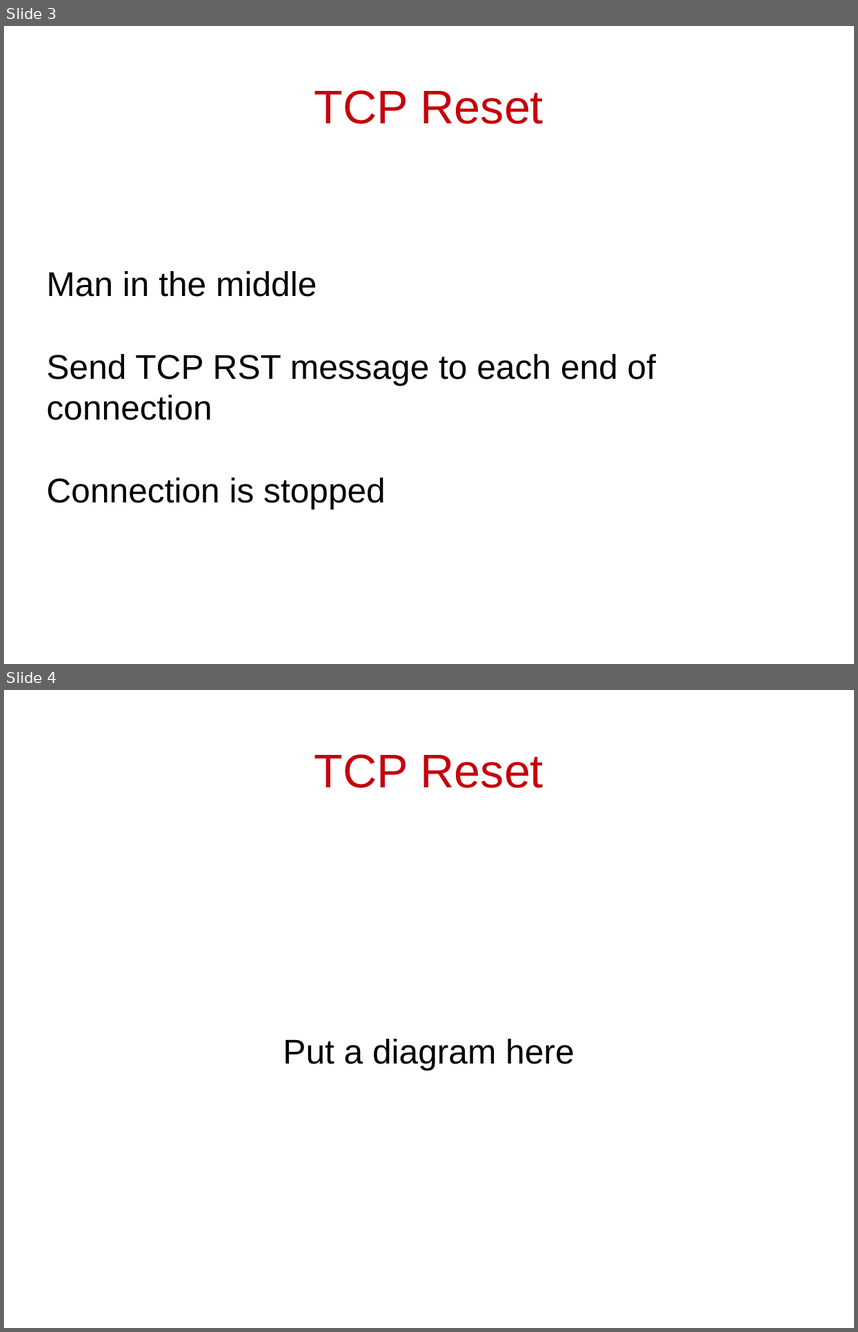
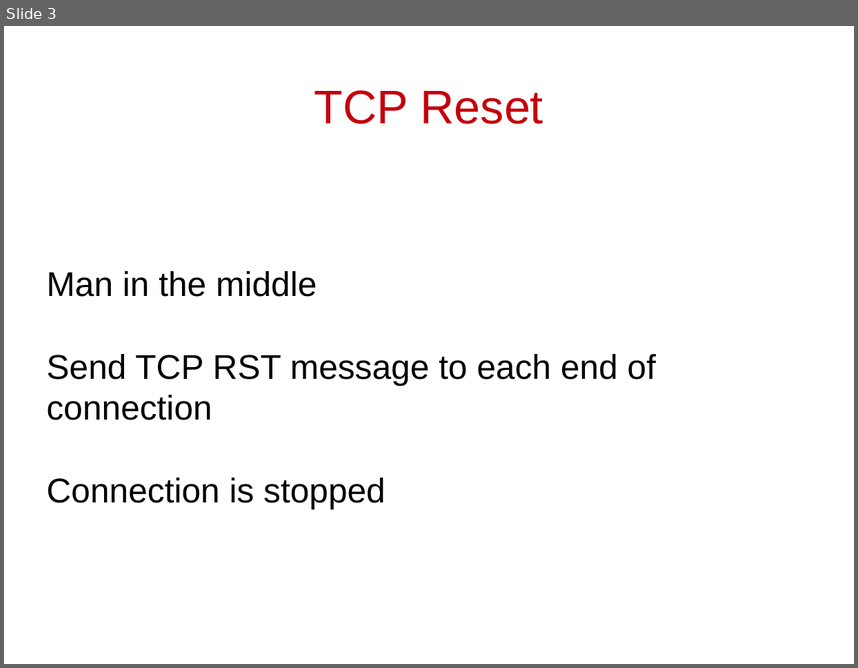
Before and after one commit to cschreiner/kindsicher, a slide deck: proj/presentation_dec09/Phil.odp. Shown one above the other, each under a label of ours: slides 3 and 4 before the commit, slide 3 after it. The pictures are 858x1332 and 858x668 pixels, drawn with LibreOffice and Linux fonts; fonts in the diff are those of the drawing. Boxes give left, top, right and bottom in pixels: in the first picture for what was removed or moved away, otherwise in the second. Text is boxed around its words. In the diff, an @@ line names an element or a change of style, - is before the commit and + after.

```diff
--- a/proj/presentation_dec09/Phil.odp
+++ b/proj/presentation_dec09/Phil.odp
@@ slide 4 removed at (x1=4, y1=690, x2=854, y2=1328), background #FFFFFF @@
@@ title removed at (x1=314, y1=754, x2=544, y2=788) @@
-TCP Reset
@@ subtitle removed at (x1=283, y1=1038, x2=574, y2=1069) @@
-Put a diagram here
```
Also in this commit, not shown: 2 slides changed, 5 slides added.
